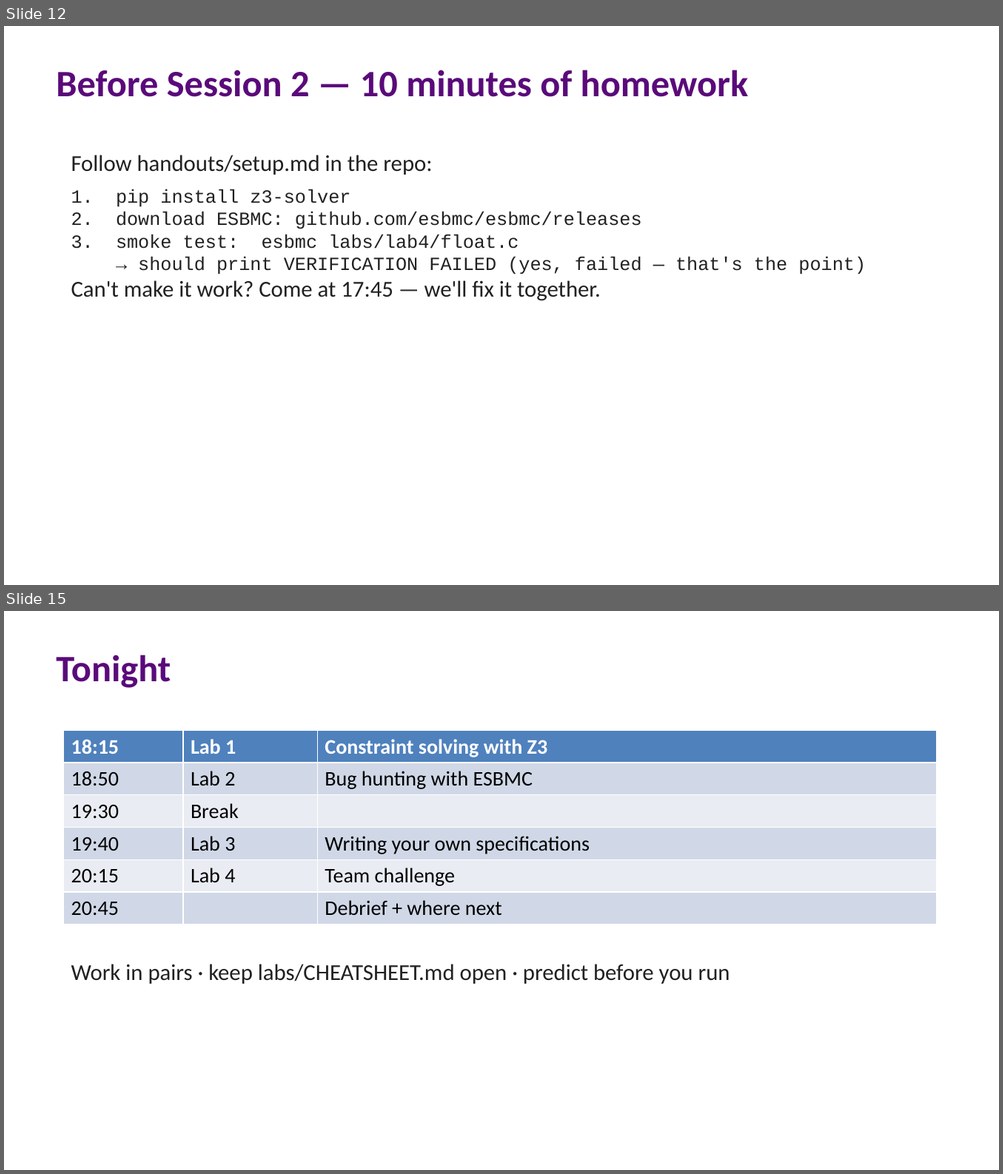
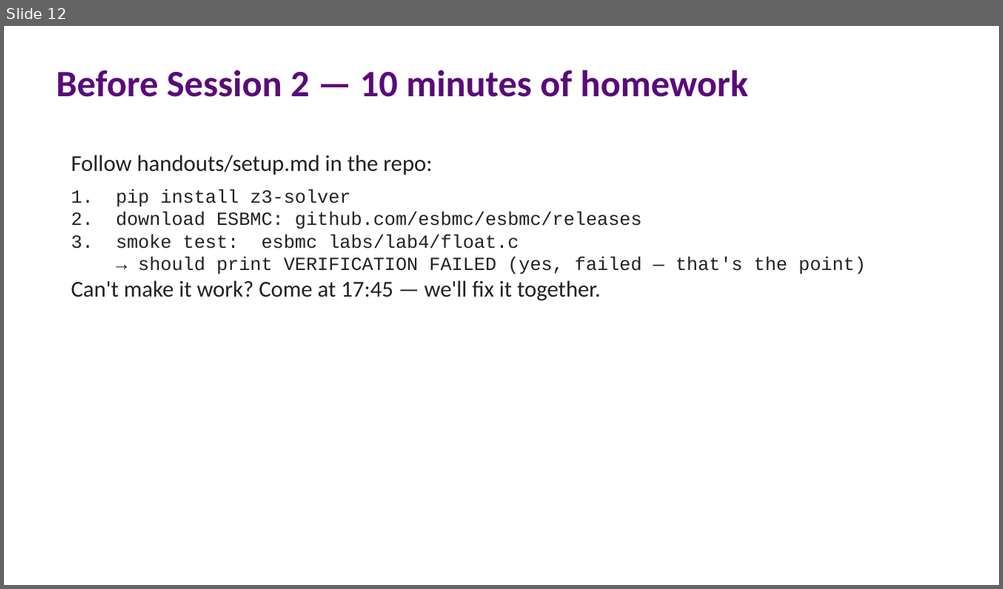
Before and after one commit to lucasccordeiro/unifei, a slide deck: slides/workshop-extras.pptx. Shown one above the other, each under a label of ours: slides 12 and 15 before the commit, slide 12 after it; the slides between them are not shown. The pictures are 1003x1174 and 1003x589 pixels, drawn with LibreOffice and Linux fonts; fonts in the diff are those of the drawing. Boxes give left, top, right and bottom in pixels: in the first picture for what was removed or moved away, otherwise in the second. Text is boxed around its words. In the diff, an @@ line names an element or a change of style, - is before the commit and + after.

```diff
--- a/slides/workshop-extras.pptx
+++ b/slides/workshop-extras.pptx
@@ slide 15 removed at <box>4,611,999,1170</box>, background #FFFFFF @@
@@ text removed at <box>56,655,170,688</box> @@
-Tonight
@@ table removed at <box>64,730,936,918</box>, 6 rows, 3 columns @@
-18:15 | Lab 1 | Constraint solving with Z3
-18:50 | Lab 2 | Bug hunting with ESBMC
-19:30 | Break | 
-19:40 | Lab 3 | Writing your own specifications
-20:15 | Lab 4 | Team challenge
-20:45 |  | Debrief + where next
@@ text removed at <box>71,964,730,984</box> @@
-Work in pairs · keep labs/CHEATSHEET.md open · predict before you run
```
Also in this commit, not shown: 8 other slides removed, 9 other files.
